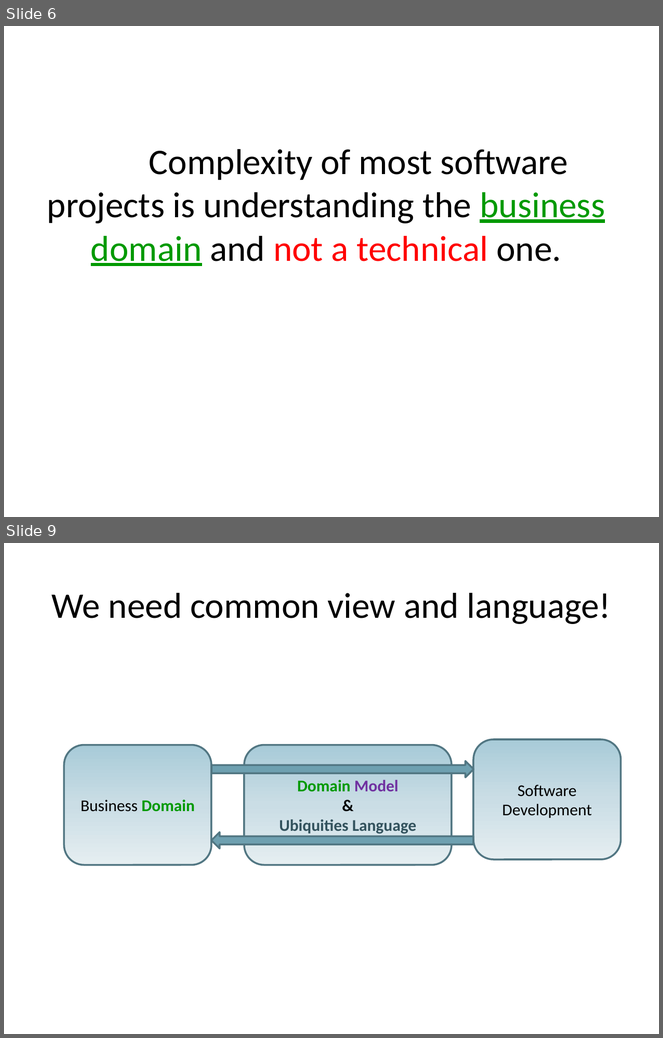
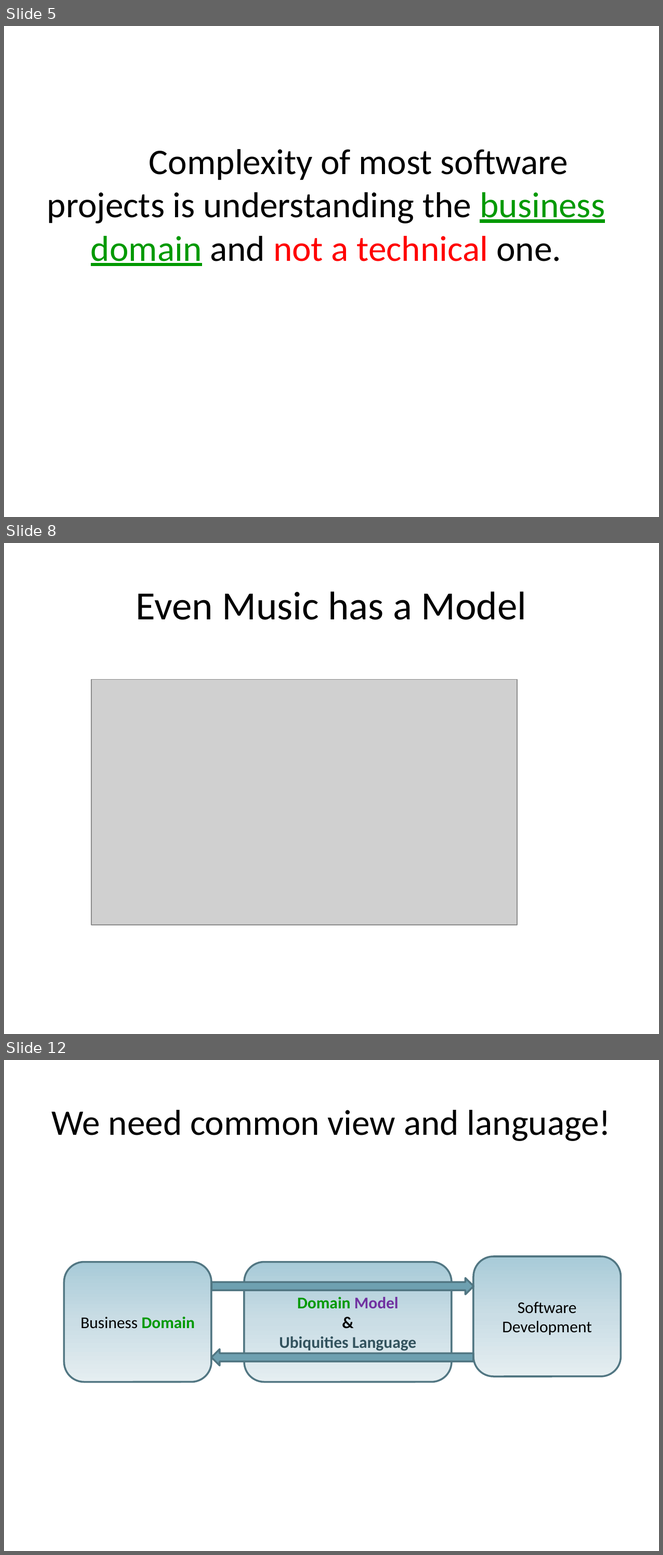
Before and after one commit to arturtv/dddpresentation, a slide deck: Domain-DrivenDesign.A.Trosin.pptx. Shown one above the other, each under a label of ours: slides 6 and 9 before the commit, slides 5, 8 and 12 after it; the slides between them are not shown. The pictures are 663x1038 and 663x1555 pixels, drawn with LibreOffice and Linux fonts; fonts in the diff are those of the drawing; grey boxes stand for pictures. Boxes give left, top, right and bottom in pixels: in the first picture for what was removed or moved away, otherwise in the second. Text is boxed around its words. In the diff, an @@ line names an element or a change of style, - is before the commit and + after.

```diff
--- a/Domain-DrivenDesign.A.Trosin.pptx
+++ b/Domain-DrivenDesign.A.Trosin.pptx
@@ slide 8 added at (x1=4, y1=543, x2=659, y2=1034), background #FFFFFF @@
@@ title added at (x1=136, y1=591, x2=527, y2=620), 44 pt, text #000000 @@
+Even Music has a Model
@@ picture added at (x1=91, y1=679, x2=517, y2=925) @@
@@ what was slide 6 is now slide 5 @@
@@ what was slide 9 is now slide 12 @@
```
Also in this commit, not shown: 2 slides changed, 9 other slides added, 4 slides removed.
